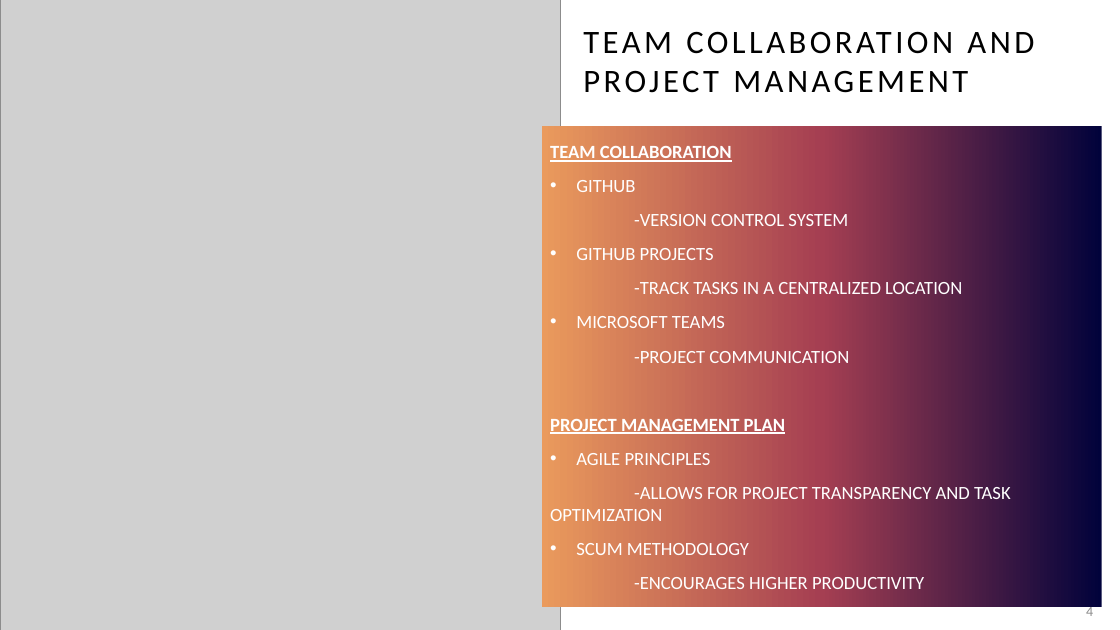
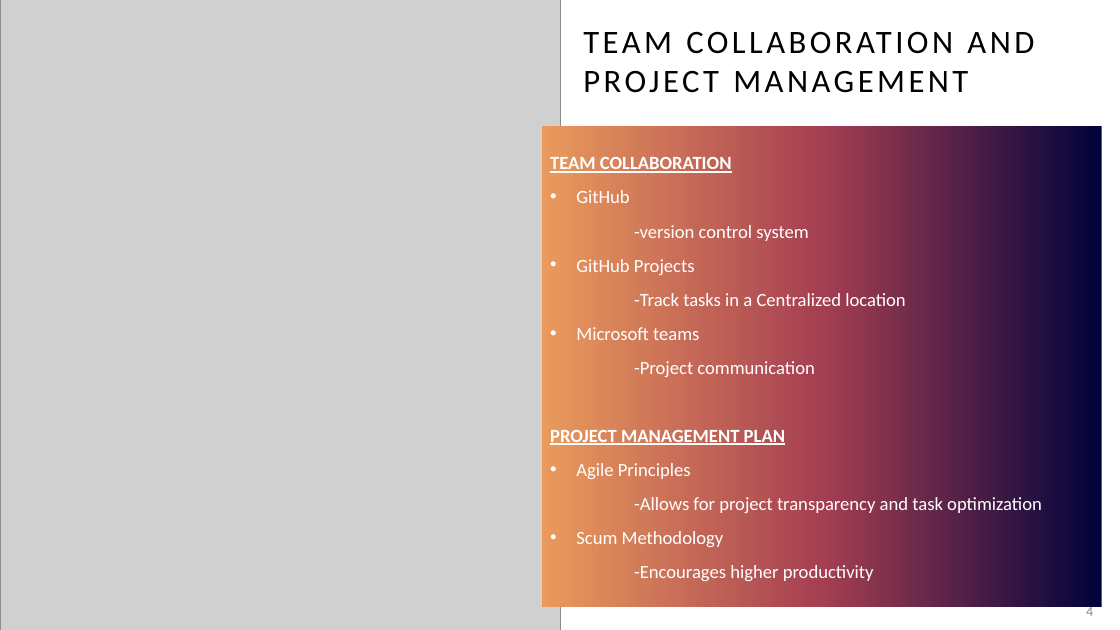
Before and after one commit to KL-3/CentRes, a slide deck: slide 4 of CentRes.pptx. Drawn at 1120x630 pixels with LibreOffice and Linux fonts; fonts in the diff are those of the drawing; grey boxes stand for pictures. Boxes give left, top, right and bottom in pixels: in the first picture for what was removed or moved away, otherwise in the second. Text is boxed around its words. In the diff, an @@ line names an element or a change of style, - is before the commit and + after.

```diff
--- a/CentRes.pptx
+++ b/CentRes.pptx
@@ text at [576,190,905,377]: text changed @@
-• GITHUB
--VERSION CONTROL SYSTEM
-• GITHUB PROJECTS
--TRACK TASKS IN A CENTRALIZED LOCATION
-• MICROSOFT TEAMS
--PROJECT COMMUNICATION
+• GitHub
+-version control system
+• GitHub Projects
+-Track tasks in a Centralized location
+• Microsoft teams
+-Project communication
@@ text at [576,463,1042,581]: text changed @@
-• AGILE PRINCIPLES
--ALLOWS FOR PROJECT TRANSPARENCY AND TASK OPTIMIZATION
-• SCUM METHODOLOGY
--ENCOURAGES HIGHER PRODUCTIVITY
+• Agile Principles
+-Allows for project transparency and task optimization
+• Scum Methodology
+-Encourages higher productivity
```
Also in this commit, not shown: 15 other slides changed, 2 slides added.
